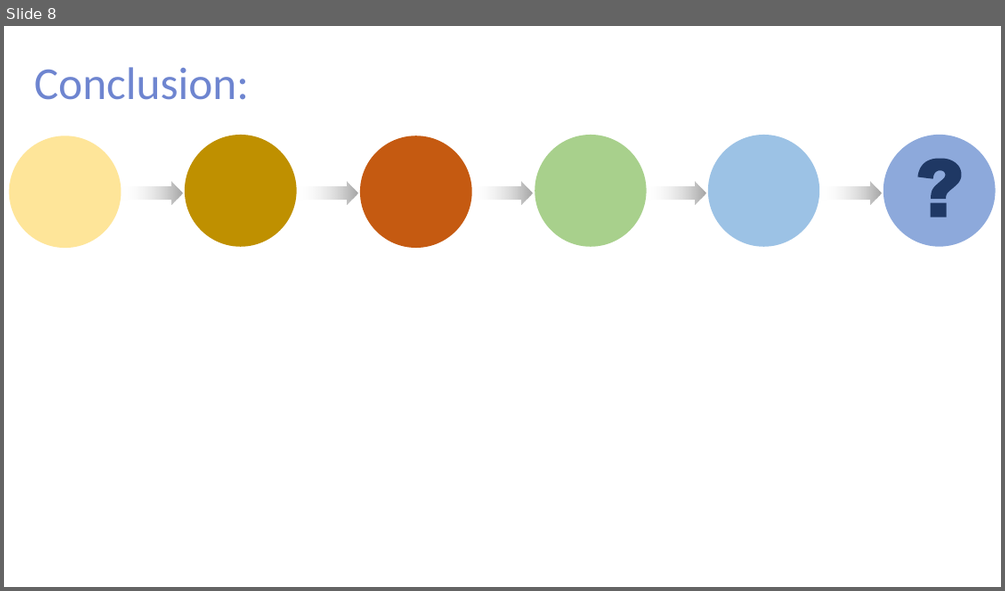
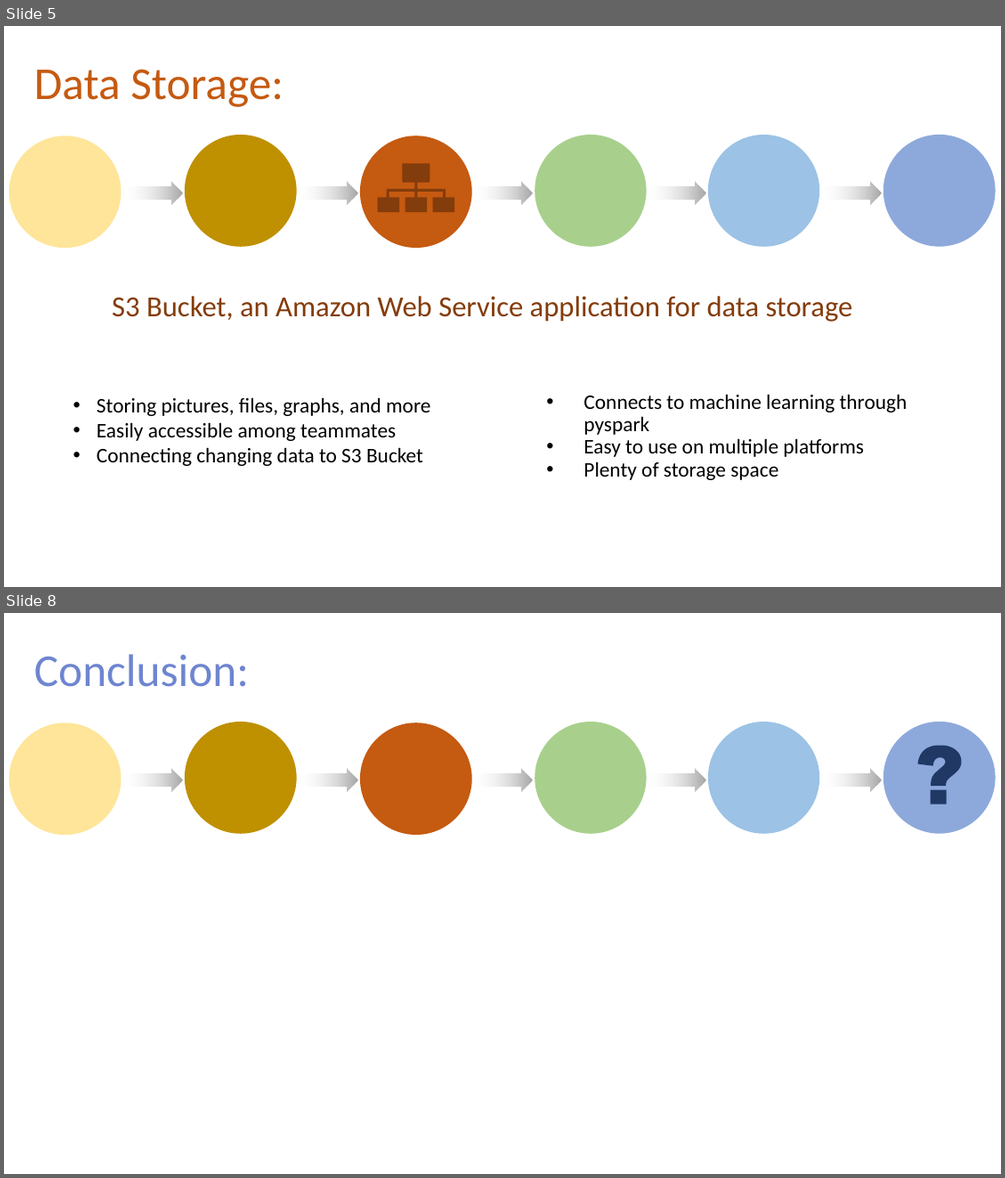
Before and after one commit to JaxWil24/Hearing_Aid_Accessibility, a slide deck: Presentation/FP_Powerpoint.pptx. Shown one above the other, each under a label of ours: slide 8 before the commit, slides 5 and 8 after it; the slides between them are not shown. The pictures are 1005x591 and 1005x1178 pixels, drawn with LibreOffice and Linux fonts; fonts in the diff are those of the drawing. Boxes give left, top, right and bottom in pixels: in the first picture for what was removed or moved away, otherwise in the second. Text is boxed around its words. In the diff, an @@ line names an element or a change of style, - is before the commit and + after.

```diff
--- a/Presentation/FP_Powerpoint.pptx
+++ b/Presentation/FP_Powerpoint.pptx
@@ slide 5 added at (x1=4, y1=26, x2=1001, y2=587), background #FFFFFF; not listed: 17 template elements that a slide beside it also shows @@
@@ text added at (x1=34, y1=69, x2=283, y2=107), 44 pt, text #C55A11 @@
+Data Storage:
@@ freeform shape added at (x1=378, y1=164, x2=455, y2=212), fill #833C0B @@
@@ text added at (x1=112, y1=296, x2=853, y2=321), 28 pt, text #843C0B @@
+S3 Bucket, an Amazon Web Service application for data storage
@@ text added at (x1=97, y1=397, x2=430, y2=466), 20 pt, text #000000 @@
+• Storing pictures, files, graphs, and more
+• Easily accessible among teammates
+• Connecting changing data to S3 Bucket
@@ text added at (x1=583, y1=394, x2=907, y2=480), 20 pt, text #000000 @@
+• Connects to machine learning through pyspark
+• Easy to use on multiple platforms
+• Plenty of storage space
```
Also in this commit, not shown: 4 slides changed, 2 other slides added, 3 slides removed, 35 other files.
